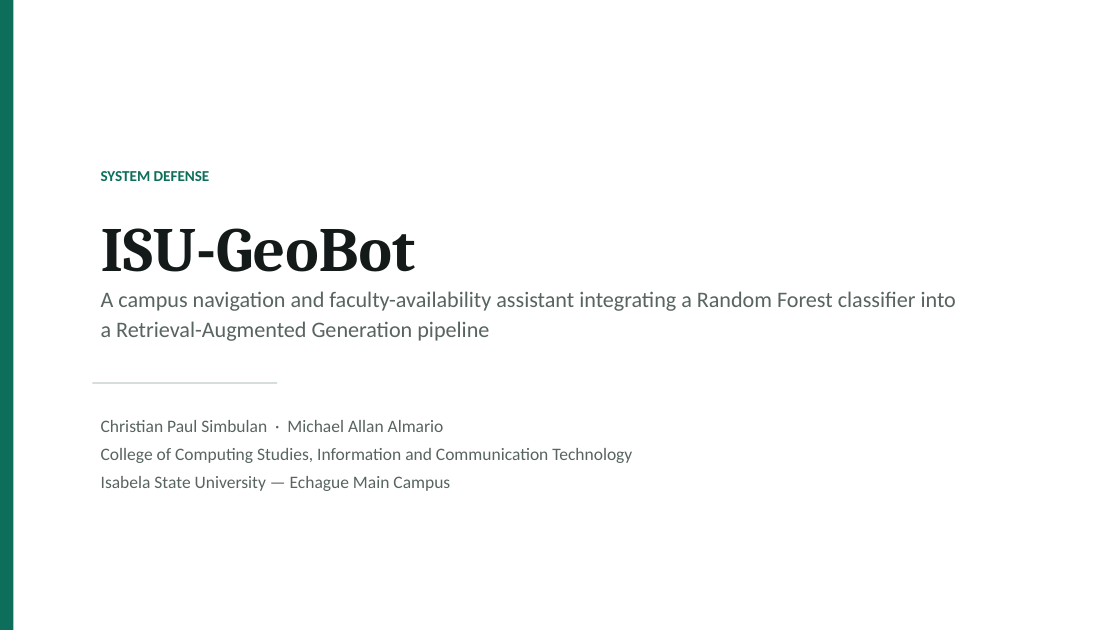
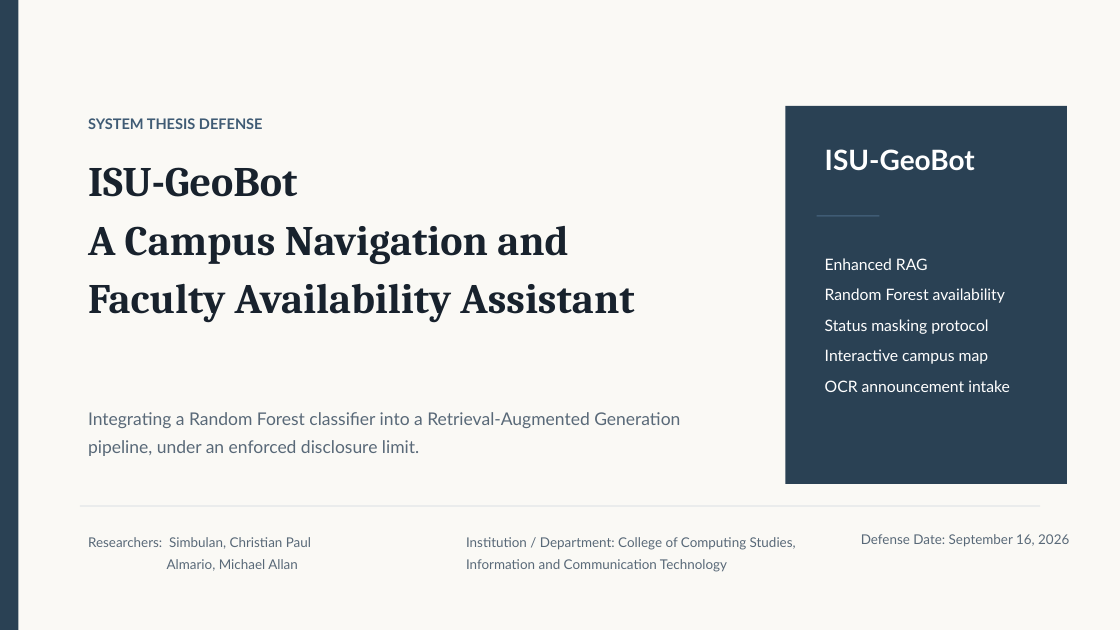
Before and after one commit to SneakyBoxu/ISU-GEOBOT, a slide deck: slide 1 of ISU_GeoBot_Defense.pptx. Drawn at 1120x630 pixels with LibreOffice and Linux fonts; fonts in the diff are those of the drawing. Boxes give left, top, right and bottom in pixels: in the first picture for what was removed or moved away, otherwise in the second. Text is boxed around its words. In the diff, an @@ line names an element or a change of style, - is before the commit and + after.

```diff
--- a/ISU_GeoBot_Defense.pptx
+++ b/ISU_GeoBot_Defense.pptx
@@ rectangle: place and size @@
-rectangle at (0,0,13,630)
+rectangle at (0,0,18,630)
@@ rectangle at (0,0,18,630): fill #0E6E5C to #2A4154 @@
@@ rectangle added at (0,0,1120,630), fill #FAF9F5 @@
@@ text at (88,118,263,129): text changed; size 13 to 12.5 pt; font Calibri to Lato; text colour #0E6E5C to #3F5B74 @@
-SYSTEM DEFENSE
+SYSTEM THESIS DEFENSE
@@ rectangle: place and size @@
-rectangle at (92,382,277,384)
+rectangle at (786,106,1067,484)
@@ rectangle at (786,106,1067,484): fill #D5DEDB to #2A4154 @@
@@ text "ISU-GeoBot": place and size @@
-text "ISU-GeoBot" at (101,228,415,272)
+text "ISU-GeoBot" at (88,167,634,323)
@@ text added at (825,149,975,171), 24 pt, text #FFFFFF, bold @@
+ISU-GeoBot
@@ text at (88,167,298,197): size 54 to 36 pt, text colour #141A19 to #18222D in "ISU-GeoBot"; line spacing 1.15 to 1.16 @@
@@ text at (88,226,634,323): paragraphs added @@
+A Campus Navigation and
+Faculty Availability Assistant
@@ rectangle added at (817,215,880,217), fill #3F5B74 @@
@@ text added at (825,258,1010,392), 13.5 pt, text #FFFFFF @@
+Enhanced RAG
+Random Forest availability
+Status masking protocol
+Interactive campus map
+OCR announcement intake
@@ text at (88,412,680,456): text changed; size 19 to 15 pt; font Calibri to Lato; text colour #586460 to #596978 @@
-A campus navigation and faculty-availability assistant integrating a Random Forest classifier into a Retrieval-Augmented Generation pipeline
+Integrating a Random Forest classifier into a Retrieval-Augmented Generation pipeline, under an enforced disclosure limit.
@@ text removed at (101,420,632,491) @@
-Christian Paul Simbulan · Michael Allan Almario
-College of Computing Studies, Information and Communication Technology
-Isabela State University — Echague Main Campus
@@ rectangle added at (80,506,1040,507), fill #CDD6DD @@
@@ text added at (88,537,311,571), 11.5 pt, text #596978 @@
+Researchers: Simbulan, Christian Paul
+Almario, Michael Allan
@@ text added at (466,537,796,572), 11.5 pt, text #596978 @@
+Institution / Department: College of Computing Studies,
+Information and Communication Technology
@@ text added at (861,534,1069,547), 11.5 pt, text #596978 @@
+Defense Date: September 16, 2026
```
Also in this commit, not shown: 2 other slides changed, 14 slides added, 8 slides removed, 2 other files.
